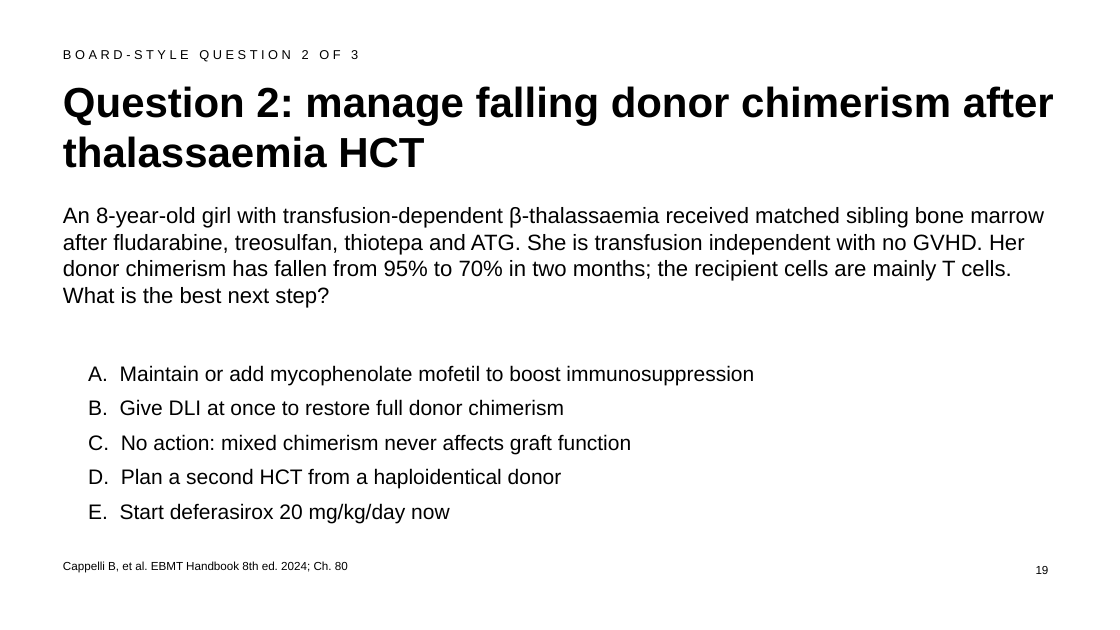
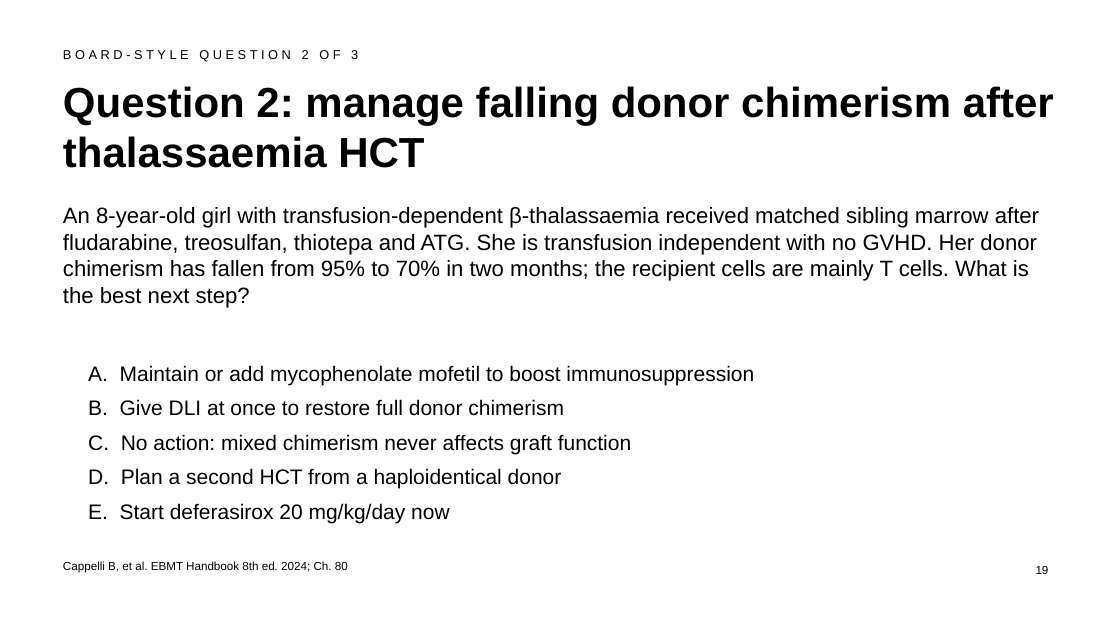
Before and after one commit to htlin222/ebmt-handbook-skill, a slide deck: slide 19 of slides/decks/s26-hemoglobinopathies.pptx. Drawn at 1120x630 pixels with LibreOffice and Linux fonts; fonts in the diff are those of the drawing. Boxes give left, top, right and bottom in pixels: in the first picture for what was removed or moved away, otherwise in the second. Text is boxed around its words. In the diff, an @@ line names an element or a change of style, - is before the commit and + after.

```diff
--- a/slides/decks/s26-hemoglobinopathies.pptx
+++ b/slides/decks/s26-hemoglobinopathies.pptx
@@ text at (x1=63, y1=207, x2=1039, y2=308): text changed @@
-An 8-year-old girl with transfusion-dependent β-thalassaemia received matched sibling bone marrow after fludarabine, treosulfan, thiotepa and ATG. She is transfusion independent with no GVHD. Her donor chimerism has fallen from 95% to 70% in two months; the recipient cells are mainly T cells. What is the best next step?
+An 8-year-old girl with transfusion-dependent β-thalassaemia received matched sibling marrow after fludarabine, treosulfan, thiotepa and ATG. She is transfusion independent with no GVHD. Her donor chimerism has fallen from 95% to 70% in two months; the recipient cells are mainly T cells. What is the best next step?
```
Also in this commit, not shown: 2 other files.
